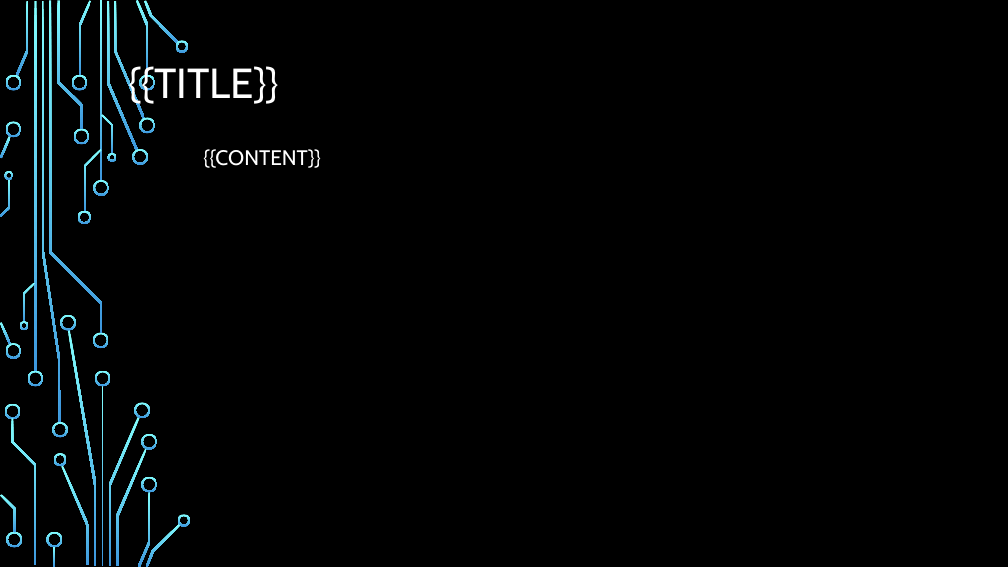
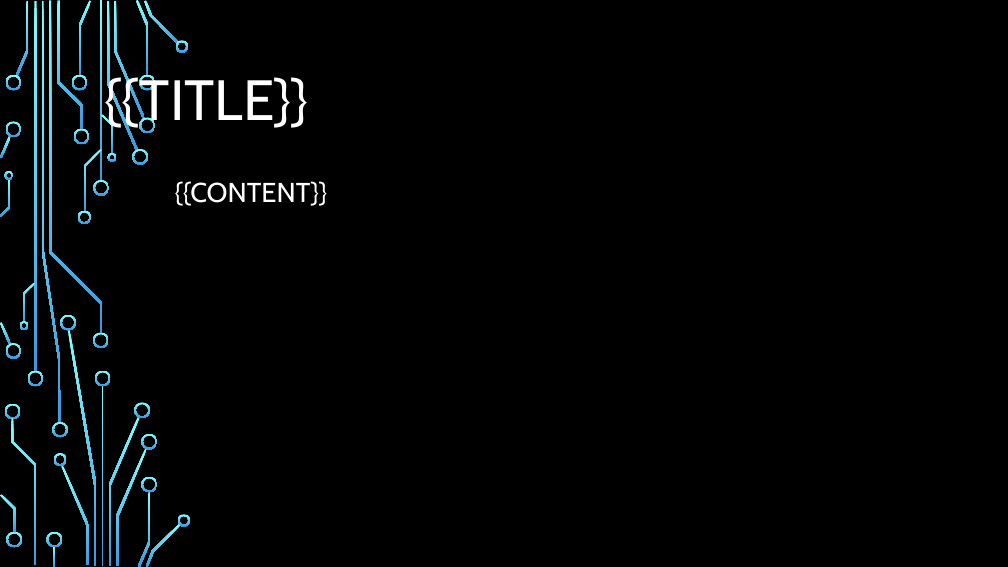
Before and after one commit to GP-SmartDoc/Smart-Doc, a slide deck: slide 2 of layouts.pptx. Drawn at 1008x567 pixels with LibreOffice and Linux fonts; fonts in the diff are those of the drawing; background and template pictures are left out. Boxes give left, top, right and bottom in pixels: in the first picture for what was removed or moved away, otherwise in the second. Text is boxed around its words. In the diff, an @@ line names an element or a change of style, - is before the commit and + after.

```diff
--- a/layouts.pptx
+++ b/layouts.pptx
@@ title "{{TITLE}}" moved from (x1=129, y1=63, x2=280, y2=108) to (x1=105, y1=71, x2=309, y2=132) @@
@@ title "{{TITLE}}" at (x1=105, y1=71, x2=309, y2=132): size 40 to 54 pt @@
@@ subtitle "{{CONTENT}}" moved from (x1=203, y1=149, x2=321, y2=168) to (x1=175, y1=181, x2=328, y2=206) @@
@@ subtitle "{{CONTENT}}" at (x1=175, y1=181, x2=328, y2=206): size 20 to 26 pt @@
```
Also in this commit, not shown: 4 other slides changed, 3 other files.
